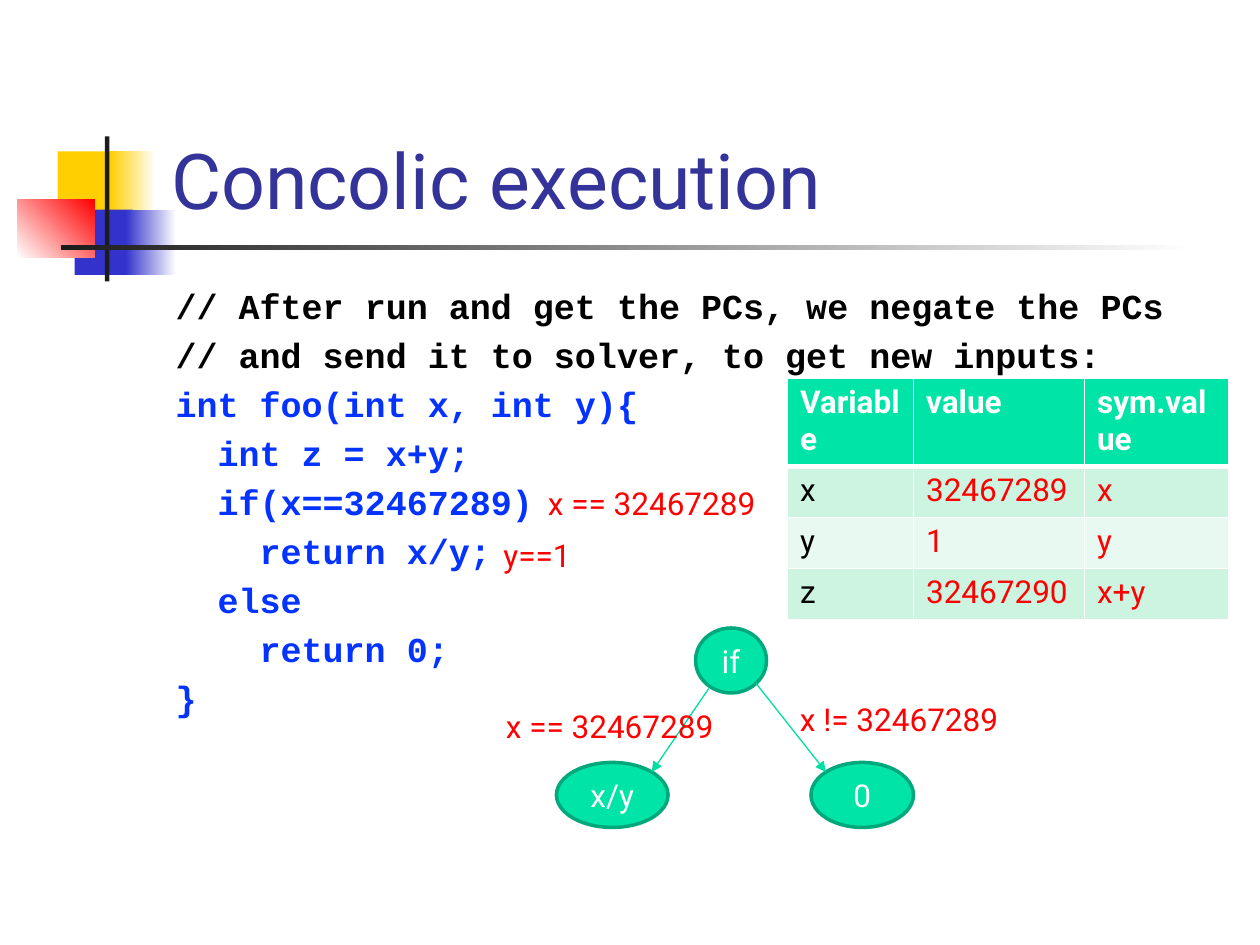
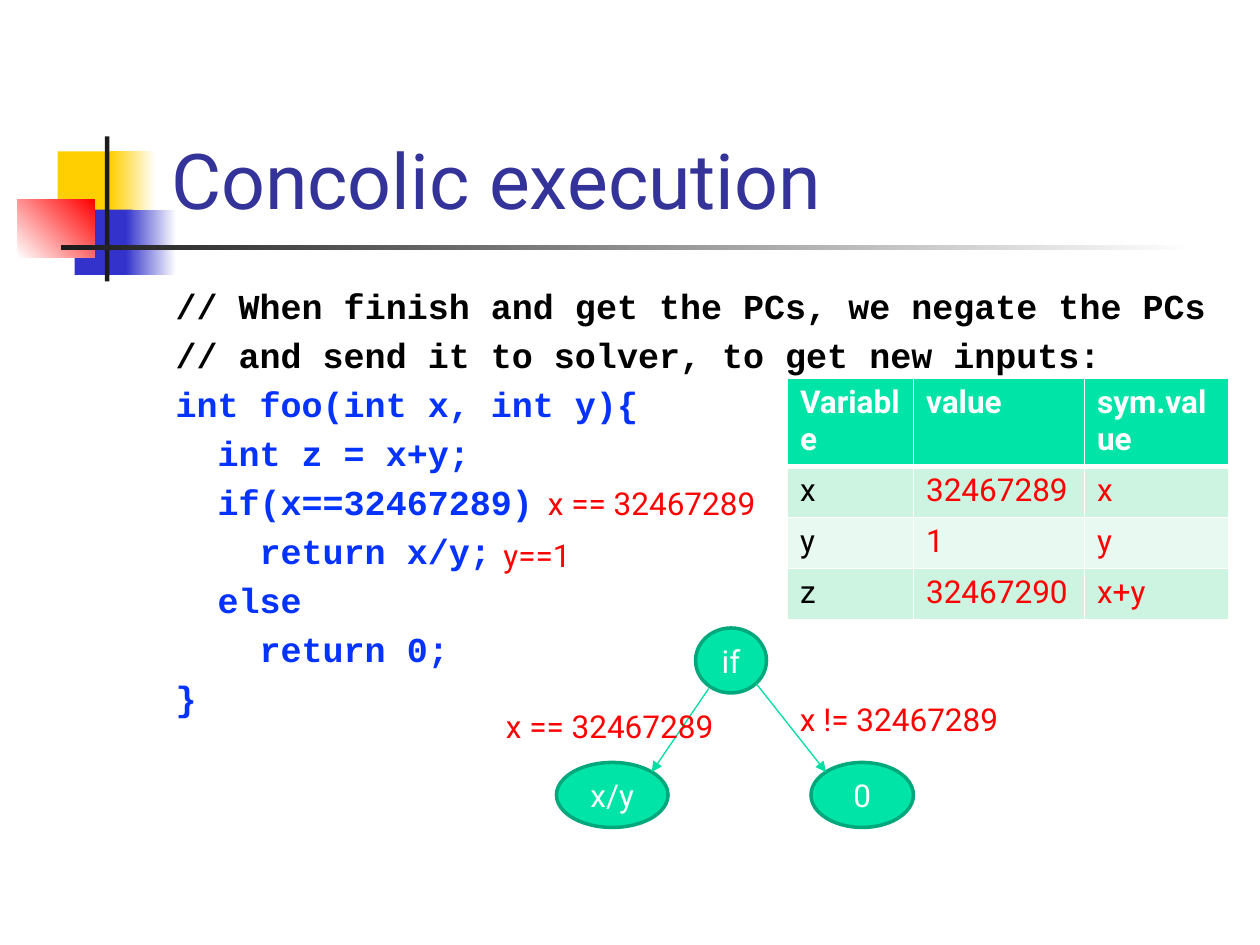
Before and after one commit to csslab-ustc/csslab-ustc.github.io, a slide deck: slide 13 of courses/theory/2022-spring/slides/lec18-concolic.pptx. Drawn at 1260x945 pixels with LibreOffice and Linux fonts; fonts in the diff are those of the drawing. Boxes give left, top, right and bottom in pixels: in the first picture for what was removed or moved away, otherwise in the second. Text is boxed around its words. In the diff, an @@ line names an element or a change of style, - is before the commit and + after.

```diff
--- a/courses/theory/2022-spring/slides/lec18-concolic.pptx
+++ b/courses/theory/2022-spring/slides/lec18-concolic.pptx
@@ text at (x1=239, y1=294, x2=1206, y2=327): text changed @@
-// After run and get the PCs, we negate the PCs
+// When finish and get the PCs, we negate the PCs
```
Also in this commit, not shown: 11 other slides changed, 2 other files.
